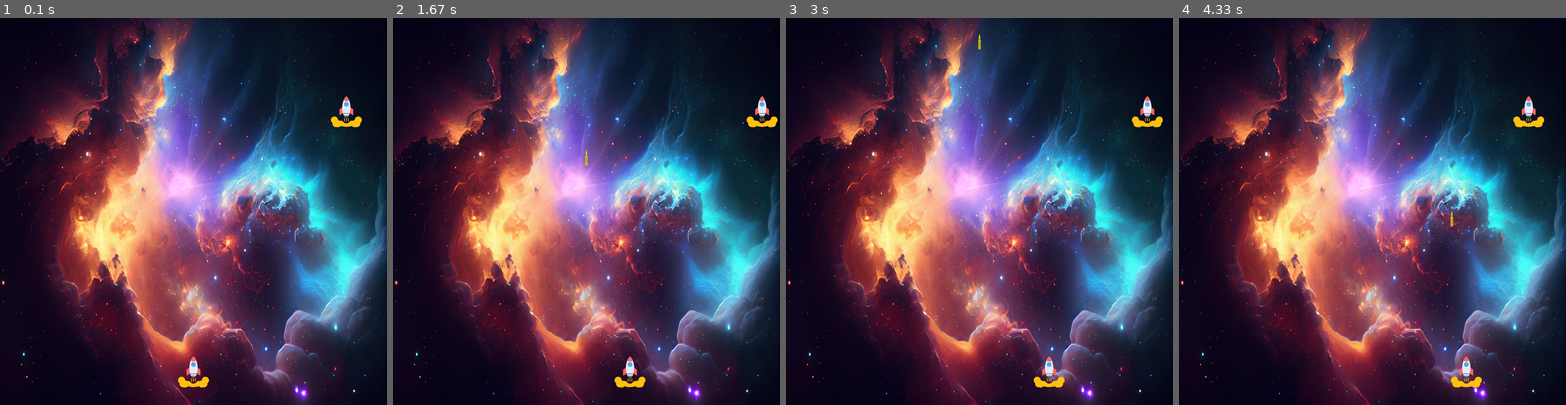
Above: before the commit, frames 1-4 (left to right).
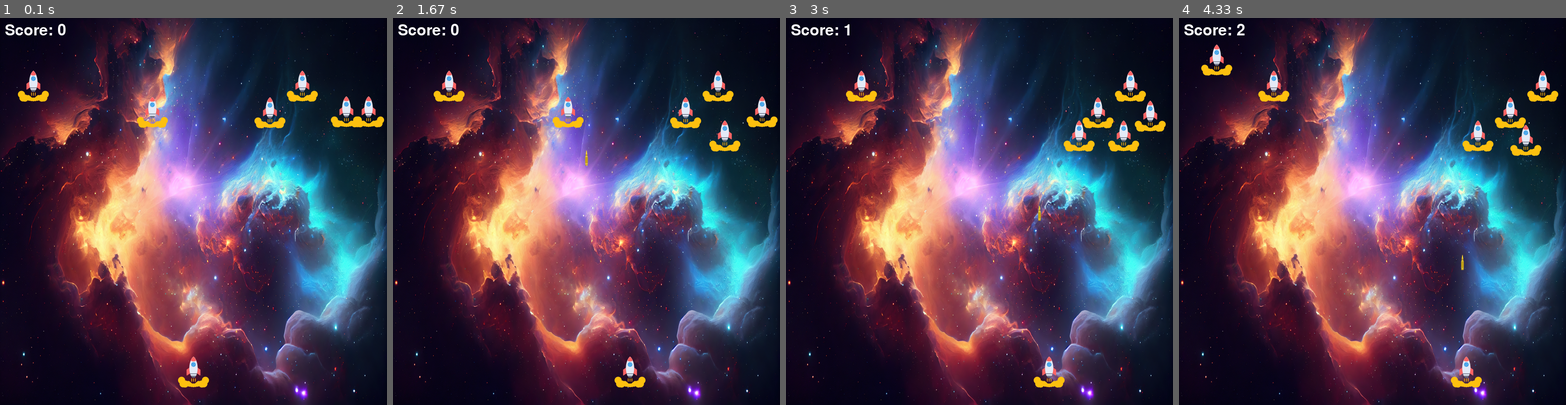
Above: after the commit, the same moments.

Repository: najmussakib01/Shooting_Rocket_Pygame_Practice
Game: pygame game, started from main.py
Two runs of this game, one before a commit and one after it. Both use one fixed random seed, a clock stepped at 60 frames per second and the inputs below.
Inputs:
- Up to frame 1 (0.1 s): no input
- Up to frame 2 (1.67 s): tap Space at 0.33, 0.73, 1.03, 1.23, 1.53 s; hold Right 0.67-1.13 s; hold Right 1.17-1.63 s
- Up to frame 3 (3 s): hold Left 1.67-2.2 s; tap Space at 1.73, 2.03, 2.3, 2.6, 2.73 s; hold Left 2.23-2.63 s; hold Right from 2.67 s (still down)
- Up to frame 4 (4.33 s): tap Space at 3.03, 3.4, 3.7, 3.9, 4.2 s; release Right at 3.3 s; hold Left 3.33-3.8 s; hold Right 3.83-4.3 s

The runs differ from the first frame. In frame 1, 1.5% of the frame differs, in the area x 1-100%, y 1-29%; in frame 2, 1.6%; in frame 3, 2.0%; in frame 4, 2.1%, in the area x 1-98%, y 1-66%.

Commit message:
Finalize

Diff:
--- a/main.py
+++ b/main.py
@@ -3,22 +3,30 @@
 import math
 
 pygame.init()
-pygame.display.set_caption("Shooting Rocket")
+default_screen_size = pygame.display.set_mode((800, 800))
+pygame.display.set_caption("Rocket Shooter")
 pygame.display.set_icon(pygame.image.load("rocket.png"))
-screen_size = pygame.display.set_mode((800, 800))
-background = pygame.image.load("ultra-detailed-nebul..._imresizer.png")
-
+background_img = pygame.image.load("ultra-detailed-nebul..._imresizer.png")
+###
 player_image = pygame.image.load("rocket.png")
 playerX = 368
 playerY = 700
 playerX_change = 0
-#playerY_change = 0
 
-enemy_image = pygame.image.load("rocket.png")
-enemyX = random.randint(0, 736)
-enemyY = random.randint(50, 200)
-enemyX_change = 0.5
-enemyY_change = 50
+enemy_image = []
+enemyX = []
+enemyY = []
+enemyX_change = []
+enemyY_change = []
+number_of_enemies = 6
+
+
+for i in range(number_of_enemies):
+    enemy_image.append(pygame.image.load("rocket.png"))
+    enemyX.append(random.randint(0, 736))
+    enemyY.append(random.randint(50, 200))
+    enemyX_change.append(0.5)
+    enemyY_change.append(50)
 
 bullet_image = pygame.image.load("bullet.png")
 bulletX = 0
@@ -27,32 +35,43 @@
 bulletY_change = 3
 visible_bullet = False
 
+
 score = 0
+my_font = pygame.font.Font("freesansbold.ttf", 32)
+textX = 10
+textY = 10
+
+def showscore(x, y):
+    score_value = my_font.render("Score: " + str(score), True, (255, 255, 255))
+    default_screen_size.blit(score_value, (x, y))
 
 def player_draw(x,y):
-    screen_size.blit(player_image, (x, y))
+    default_screen_size.blit(player_image, (x, y))
 
-def enemy_draw(x,y):
-    screen_size.blit(enemy_image, (x, y))
+def enemy_draw(x,y, en):
+    default_screen_size.blit(enemy_image[en], (x, y))
 
 def fire_bullet(x,y):
     global visible_bullet
     visible_bullet = True
-    screen_size.blit(bullet_image, (x +16 , y + 10))
+    default_screen_size.blit(bullet_image, (x +16 , y + 10))
 
 
-def there_is_collision(enemyX, enemyY, bulletX, bulletY):
-    #distance = ((enemyX - bulletX)**2 + (enemyY - bulletY)**2)**0.5
-    distance = math.sqrt((math.pow(enemyX - bulletX, 2)) + (math.pow(enemyY - bulletY, 2)))
-    if distance < 27:
+def there_is_collision(eX, eY, bX, bY):
+    coll_distance = math.sqrt((math.pow(eX - bX, 2)) + (math.pow(eY - bY, 2)))
+    if coll_distance < 27:
         return True
     else:
         return False
 
+def final_score():
+    my_final_font = my_font.render("GAME OVER", True, (255, 255, 255))
+    default_screen_size.blit(my_final_font, (200, 200))
+
 
 is_running = True
 while True:
-    screen_size.blit(background, (0, 0))
+    default_screen_size.blit(background_img, (0, 0))
 
     for event in pygame.event.get():
         if event.type == pygame.QUIT:
@@ -76,23 +95,47 @@
         if event.type == pygame.KEYUP:
             if event.key == pygame.K_LEFT or event.key == pygame.K_RIGHT:
                 playerX += 0
-            #if event.key == pygame.K_UP or event.key == pygame.K_DOWN:
-            #    playerY += 0
+
+
     playerX += playerX_change
-    #playerY += playerY_change
 
     if playerX <= 0:
         playerX = 0
     elif playerX >= 736:
         playerX = 736
 
-    enemyX += enemyX_change
-    #playerY += playerY_change
+    #enemyX += enemyX_change
+    for enem in range(number_of_enemies):
+        if enemyY[enem] > 500:
+            for k in range(number_of_enemies):
+                enemyY[k] = 1000
+            final_score()
+            break
 
-    if enemyX <= 0:
-        enemyX_change = 0.3
-    elif enemyX >= 736:
-        enemyX_change = -0.3
+        if enemyY[enem] > 500:
+            for j in range(number_of_enemies):
+                enemyY[j] = 1000
+            break
+        enemyX[enem] += enemyX_change[enem]
+        if enemyX[enem] <= 0:
+            enemyX_change [enem]= 1
+            enemyY[enem] += enemyY_change[enem]
+        elif enemyX[enem] >= 736:
+            enemyX_change[enem] = -1
+            enemyY[enem] += enemyY_change[enem]
+
+
+        collision = there_is_collision(enemyX[enem], enemyY[enem], bulletX, bulletY)
+        if collision:
+            bulletY = 500
+            visible_bullet = False
+            score += 1
+            print(score)
+            enemyX[enem] = random.randint(0, 736)
+            enemyY[enem] = random.randint(50, 200)
+
+        enemy_draw(enemyX[enem], enemyY[enem], enem)
+
 
 
     if bulletY <= -64:
@@ -102,15 +145,8 @@
         fire_bullet(bulletX, bulletY)
         bulletY -= bulletY_change
 
-    collision = there_is_collision(enemyX, enemyY, bulletX, bulletY)
-    if collision:
-        bulletY = 500
-        visible_bullet = False
-        score += 1
-        print(score)
-        #enemyX = random.randint(0, 736)
-        #enemyY = random.randint(50, 200)
 
     player_draw(playerX, playerY)
-    enemy_draw(enemyX, enemyY)
+
+    showscore( textX, textY)
     pygame.display.update()
